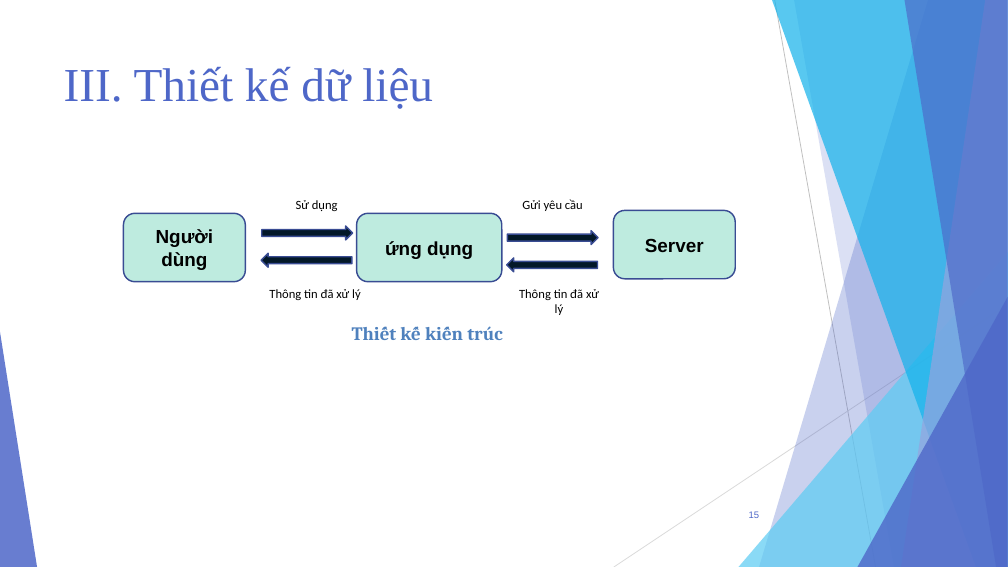
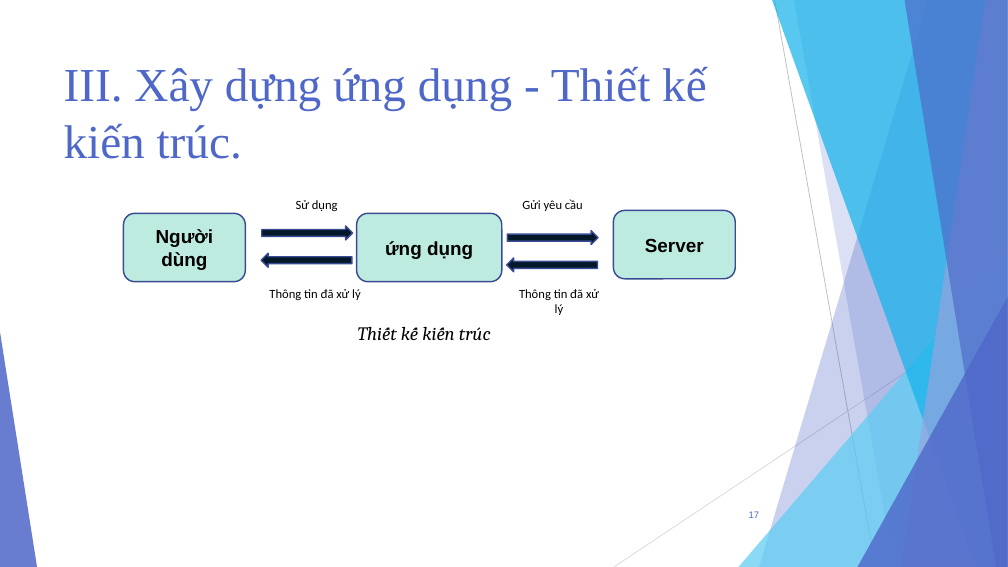
Before and after one commit to TMTAI/Android, a slide deck: slide 17 of Presentation-LuanVan.pptx (slide 15 before the commit). Drawn at 1008x567 pixels with LibreOffice and Linux fonts; fonts in the diff are those of the drawing. Boxes give left, top, right and bottom in pixels: in the first picture for what was removed or moved away, otherwise in the second. Text is boxed around its words. In the diff, an @@ line names an element or a change of style, - is before the commit and + after.

```diff
--- a/Presentation-LuanVan.pptx
+++ b/Presentation-LuanVan.pptx
@@ title at box(64, 67, 707, 159): text changed @@
-III. Thiết kế dữ liệu
+III. Xây dựng ứng dụng - Thiết kế kiến trúc.
@@ text "Thiết kế kiến trúc" at box(358, 327, 491, 340): text colour #4F81BD to #000000, bold off, italic on @@
@@ page number at box(749, 511, 760, 518): text changed @@
-15
+17
```
Also in this commit, not shown: 14 other slides changed, 11 slides added, 7 slides removed, 19 other files.
